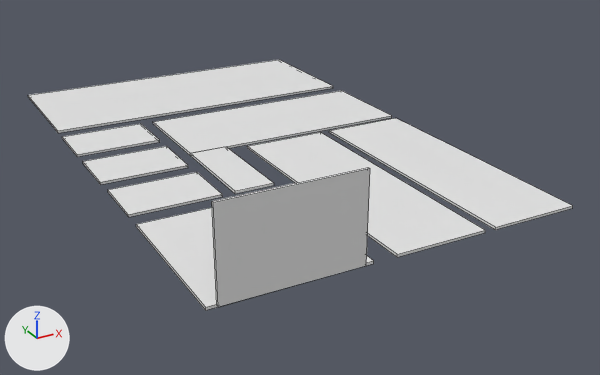
The Blender file src/scenes/blender/home.blend as it was, and as the next commit left it.
Camera for both pictures: a 50 mm camera at (-54.1, -76.5, 30.9) aimed at (-17.0, -9.0, -2.8). The lights are fixed; the arrows at lower left show +X, +Y and +Z. Mesh edges are drawn as thin lines.
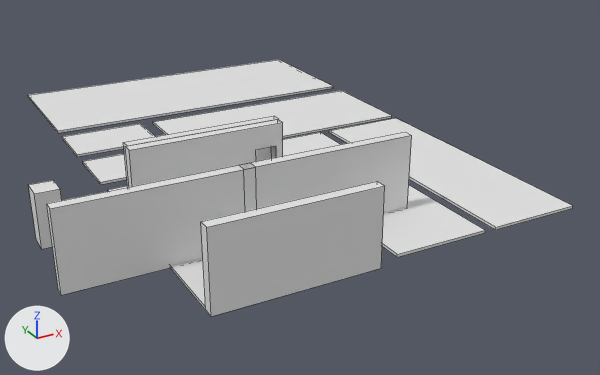
Where the change shows, as pixel boxes [x1, y1, x2, y2] in the pictures (600 x 375 px):
'Cube.009', moved, rescaled (16% wider)
    before: [212, 167, 370, 307]
    after: [201, 181, 385, 316]
'Cube.010', added
    after: [47, 164, 257, 295]
'Cube.012', added
    after: [239, 132, 412, 213]
'Cube.011', added
    after: [125, 119, 283, 187]
'Dvere', added
    after: [28, 180, 62, 249]
'Cube.013', added
    after: [124, 116, 279, 187]
'Cube.006', unchanged, covered by the edit
    before: [136, 208, 374, 310]
    after: [171, 258, 206, 310]
'Cube.003', unchanged, covered by the edit
    before: [108, 172, 222, 217]
    after: [108, 186, 128, 191]
'Cube.005', unchanged, covered by the edit
    before: [190, 147, 274, 194]

The edits, one by one:
Mesh me_cube is new.
It is a box spanning x -1.0..1.0, y -1.0..1.0, z -1.0..1.0.
Mesh me_cube_002 is new.
It has 16 vertices, 10 faces and spans x -2.0..2.0, y -2.0..2.0, z -2.0..2.0.
Object 'Cube.009' (ob_cube_009) moves from (-29.02, -30.08, 4.04) to (-29.05, -30.53, 3.39).
Object 'Cube.009' (ob_cube_009) is rescaled from (3.06, 2.0, 0.0629) to (3.48, 1.7, 0.238).
Object 'Cube.013' (ob_cube_013) is new; it shows a copy of the mesh of ob_cube_009.
Its location is (-28.88, -13.62, 3.39).
Its rotation in degrees is (90, 0, 0).
Its scale is (3.48, 1.7, 0.238).
Object 'Dvere' (ob_dvere) is new; it shows me_cube.
Its location is (-42.84, -14.43, 2.33).
Its scale is (1.0, 1.0, 2.4).
Object 'Cube.012' (ob_cube_012) is new; it shows a copy of the mesh of ob_cube_009.
Its location is (-21.86, -22.72, 3.39).
Its rotation in degrees is (90, 0, 0).
Its scale is (3.89, 1.7, 0.238).
Object 'Cube.011' (ob_cube_011) is new; it shows me_cube_002.
Its location is (-29.05, -14.66, 3.39).
Its rotation in degrees is (90, 0, 0).
Its scale is (3.48, 1.7, 0.238).
Object 'Cube.010' (ob_cube_010) is new; it shows a copy of the mesh of ob_cube_009.
Its location is (-36.47, -22.79, 3.39).
Its rotation in degrees is (90, 0, 0).
Its scale is (3.89, 1.7, 0.238).
